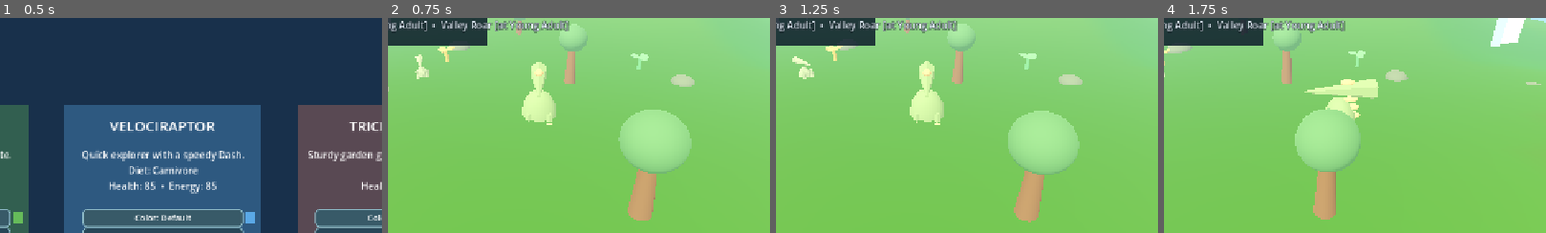
Above: before the commit, frames 1-4 (left to right).
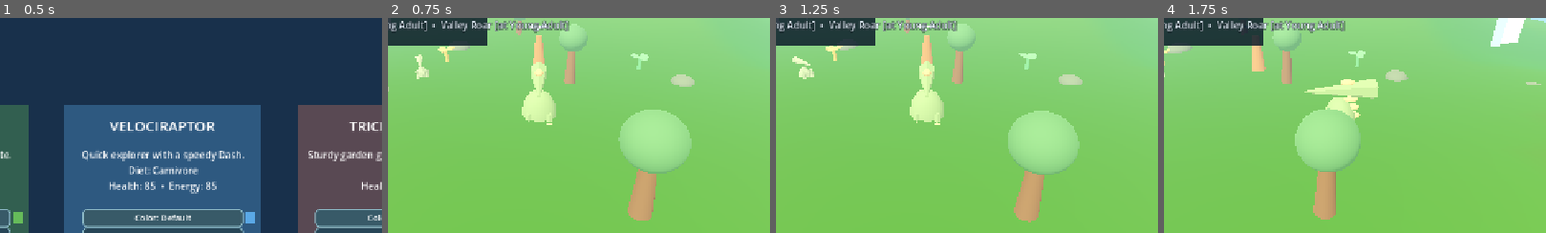
Above: after the commit, the same moments.

Repository: mschalle/Dino-Game
Game: Godot game, scene res://Main.tscn
The game is run twice, just before and just after one commit, with the same random seed, the same clock (stepped at 60 frames per second) and the same inputs.
Inputs (mouse positions are % of the whole screen's width and height, from its top left):
- Up to frame 1 (0.5 s): no input
- Up to frame 2 (0.75 s): click "Play Adventure" at 0.5 s
- Up to frame 3 (1.25 s): no input
- Up to frame 4 (1.75 s): tap Enter at 1.25 s; move the mouse to (72, 45) at 1.27 s; hold D (move_right) from 1.28 s (still down); tap Space (dash) at 1.35 s; click (72, 45) at 1.42 s
The pictures show only the part of the screen within x 30-80%, y 30-80%; the shares and areas given below are measured in that part.

Frame 1 is identical in both runs. In frame 2, 0.3% of the frame differs, in the area x 37-41%, y 3-22%; in frame 3, 0.3%; in frame 4, 0.4%, in the area x 23-27%, y 12-25%.

Commit message:
Add visible biome chunk landmarks

Diff:
--- /dev/null
+++ b/world_chunk_visual.gd
@@ -0,0 +1,44 @@
+extends Node3D
+
+func _ready() -> void:
+	var biome := str(get_meta("biome", "Biome"))
+	var landmark := str(get_meta("landmark", biome))
+	var marker := MeshInstance3D.new()
+	var pillar := CylinderMesh.new()
+	pillar.top_radius = 0.18
+	pillar.bottom_radius = 0.42
+	pillar.height = 2.2
+	marker.mesh = pillar
+	marker.material_override = _biome_material(biome)
+	marker.position.y = 1.1
+	add_child(marker)
+	var label := Label3D.new()
+	label.text = landmark
+	label.position.y = 1.6
+	label.font_size = 28
+	label.outline_size = 7
+	label.modulate = Color.WHITE
+	label.outline_modulate = Color("#163342")
+	label.billboard = BaseMaterial3D.BILLBOARD_ENABLED
+	label.visibility_range_begin = 3.0
+	label.visibility_range_end = 38.0
+	marker.add_child(label)
+
+func _biome_material(biome: String) -> StandardMaterial3D:
+	var color := Color("#72ae50")
+	if biome == "Fernwood":
+		color = Color("#4f8e55")
+	elif biome == "River Wetlands":
+		color = Color("#6bb8a0")
+	elif biome == "Sunstone Ridge":
+		color = Color("#c88b55")
+	elif biome == "Redstone Badlands":
+		color = Color("#c97862")
+	elif biome == "Ancient Meadow":
+		color = Color("#91c85a")
+	var material := StandardMaterial3D.new()
+	material.albedo_color = color
+	material.emission_enabled = true
+	material.emission = color.darkened(0.35)
+	material.emission_energy_multiplier = 0.35
+	return material
--- a/world_chunks/ancient_meadow.tscn
+++ b/world_chunks/ancient_meadow.tscn
@@ -1,5 +1,8 @@
-[gd_scene format=3]
+[gd_scene load_steps=2 format=3]
+
+[ext_resource path="res://world_chunk_visual.gd" type="Script" id="1"]
 
 [node name="AncientMeadow" type="Node3D"]
+script = ExtResource("1")
 metadata/biome = "Ancient Meadow"
 metadata/landmark = "Herd Sanctuary"
--- a/world_chunks/fernwood.tscn
+++ b/world_chunks/fernwood.tscn
@@ -1,5 +1,8 @@
-[gd_scene format=3]
+[gd_scene load_steps=2 format=3]
+
+[ext_resource path="res://world_chunk_visual.gd" type="Script" id="1"]
 
 [node name="Fernwood" type="Node3D"]
+script = ExtResource("1")
 metadata/biome = "Fernwood"
 metadata/landmark = "Fernwood Trail"
--- a/world_chunks/nest_basin.tscn
+++ b/world_chunks/nest_basin.tscn
@@ -1,5 +1,8 @@
-[gd_scene format=3]
+[gd_scene load_steps=2 format=3]
+
+[ext_resource path="res://world_chunk_visual.gd" type="Script" id="1"]
 
 [node name="NestBasin" type="Node3D"]
+script = ExtResource("1")
 metadata/biome = "Nest Basin"
 metadata/landmark = "Safe Nest"
--- a/world_chunks/redstone_badlands.tscn
+++ b/world_chunks/redstone_badlands.tscn
@@ -1,5 +1,8 @@
-[gd_scene format=3]
+[gd_scene load_steps=2 format=3]
+
+[ext_resource path="res://world_chunk_visual.gd" type="Script" id="1"]
 
 [node name="RedstoneBadlands" type="Node3D"]
+script = ExtResource("1")
 metadata/biome = "Redstone Badlands"
 metadata/landmark = "Rival Arena"
--- a/world_chunks/river_wetlands.tscn
+++ b/world_chunks/river_wetlands.tscn
@@ -1,5 +1,8 @@
-[gd_scene format=3]
+[gd_scene load_steps=2 format=3]
+
+[ext_resource path="res://world_chunk_visual.gd" type="Script" id="1"]
 
 [node name="RiverWetlands" type="Node3D"]
+script = ExtResource("1")
 metadata/biome = "River Wetlands"
 metadata/landmark = "Waterfall Pool"
--- a/world_chunks/sunstone_ridge.tscn
+++ b/world_chunks/sunstone_ridge.tscn
@@ -1,5 +1,8 @@
-[gd_scene format=3]
+[gd_scene load_steps=2 format=3]
+
+[ext_resource path="res://world_chunk_visual.gd" type="Script" id="1"]
 
 [node name="SunstoneRidge" type="Node3D"]
+script = ExtResource("1")
 metadata/biome = "Sunstone Ridge"
 metadata/landmark = "Roaring Overlook"
Not shown, changed: PROJECT_PLAN.md
